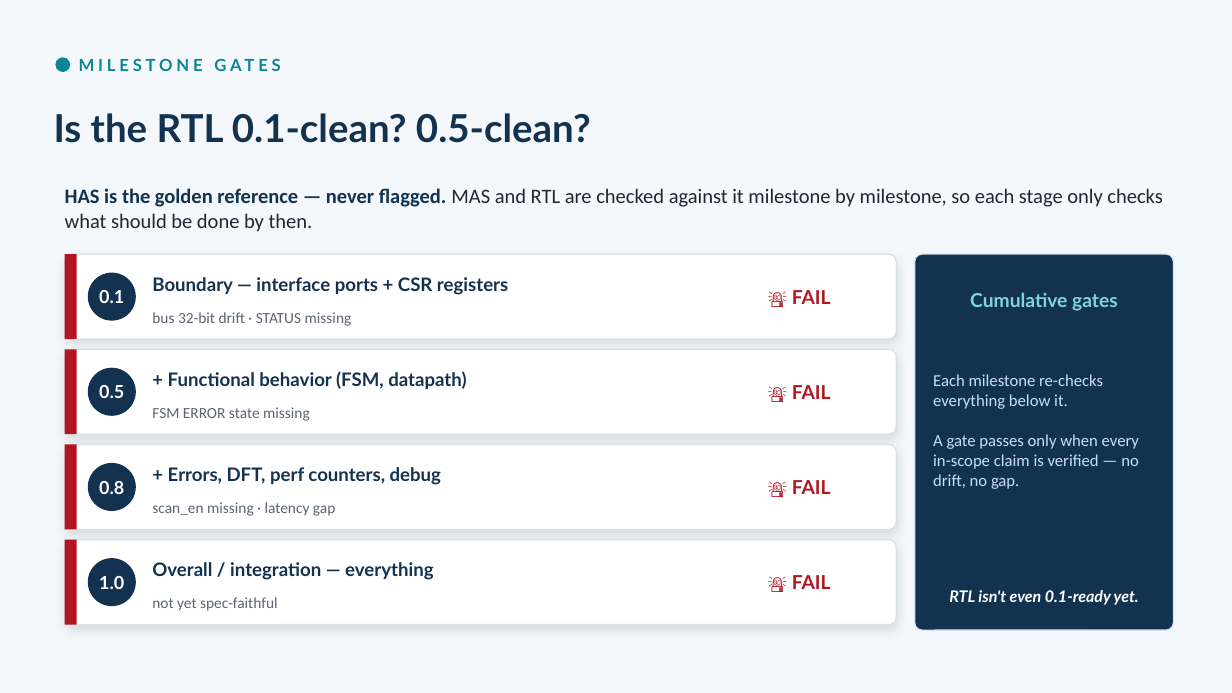
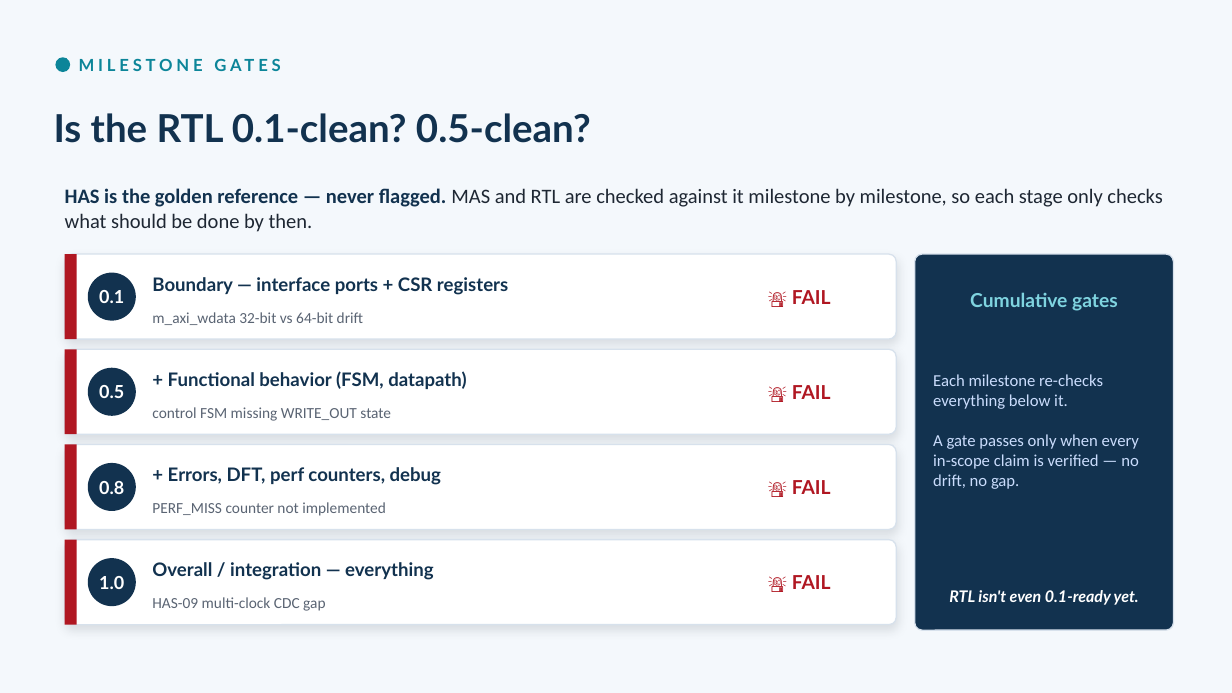
Before and after one commit to mayureshpiske19/spec-rtl-sentinel, a slide deck: slide 8 of presentation/Spec-RTL-Sentinel-Pitch.pptx. Drawn at 1232x693 pixels with LibreOffice and Linux fonts; fonts in the diff are those of the drawing. Boxes give left, top, right and bottom in pixels: in the first picture for what was removed or moved away, otherwise in the second. Text is boxed around its words. In the diff, an @@ line names an element or a change of style, - is before the commit and + after.

```diff
--- a/presentation/Spec-RTL-Sentinel-Pitch.pptx
+++ b/presentation/Spec-RTL-Sentinel-Pitch.pptx
@@ text at (152,312,363,325): text changed @@
-bus 32-bit drift · STATUS missing
+m_axi_wdata 32-bit vs 64-bit drift
@@ text at (152,407,391,421): text changed @@
-FSM ERROR state missing
+control FSM missing WRITE_OUT state
@@ text at (152,502,386,516): text changed @@
-scan_en missing · latency gap
+PERF_MISS counter not implemented
@@ text at (152,597,325,611): text changed @@
-not yet spec-faithful
+HAS-09 multi-clock CDC gap
```
Also in this commit, not shown: 1 other slide changed, 24 other files.
